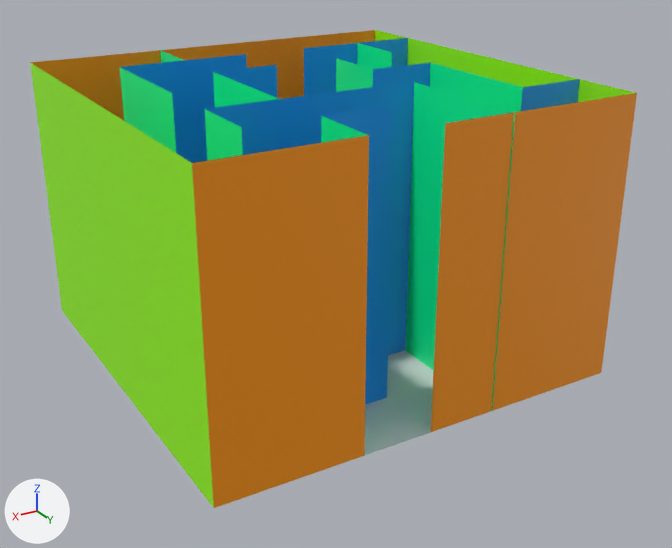
The glTF model 2021/dnmade1/demo.glb: old version first, new version second.
One viewpoint serves both versions: a camera (50 mm lens) standing at (3.12, 5.53, 3.26) and looking at (-0.06, 0.23, 0.62). Every picture has the same lights, and +X, +Y and +Z are marked at lower left. Where no turn or scale is listed for an object, it has been applied to the vertices.
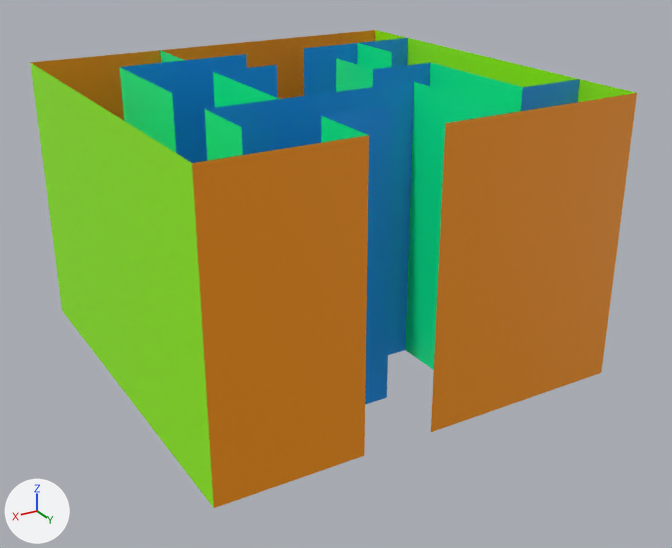
The edits, one by one:
Object 'Plane' (ob_plane) is deleted.
Object 'Plane.015' (ob_plane_015) moves from (-0.493, 1.011, 1.0) to (-0.5, 1.0, 1.0).

Location of each change, [x1, y1, x2, y2] in pixels of the pictures (672 x 548 px):
'Plane.015', moved
    before: [405, 82, 515, 411]
    after: [405, 82, 513, 370]
'Plane', deleted
    before: [364, 314, 434, 456]
